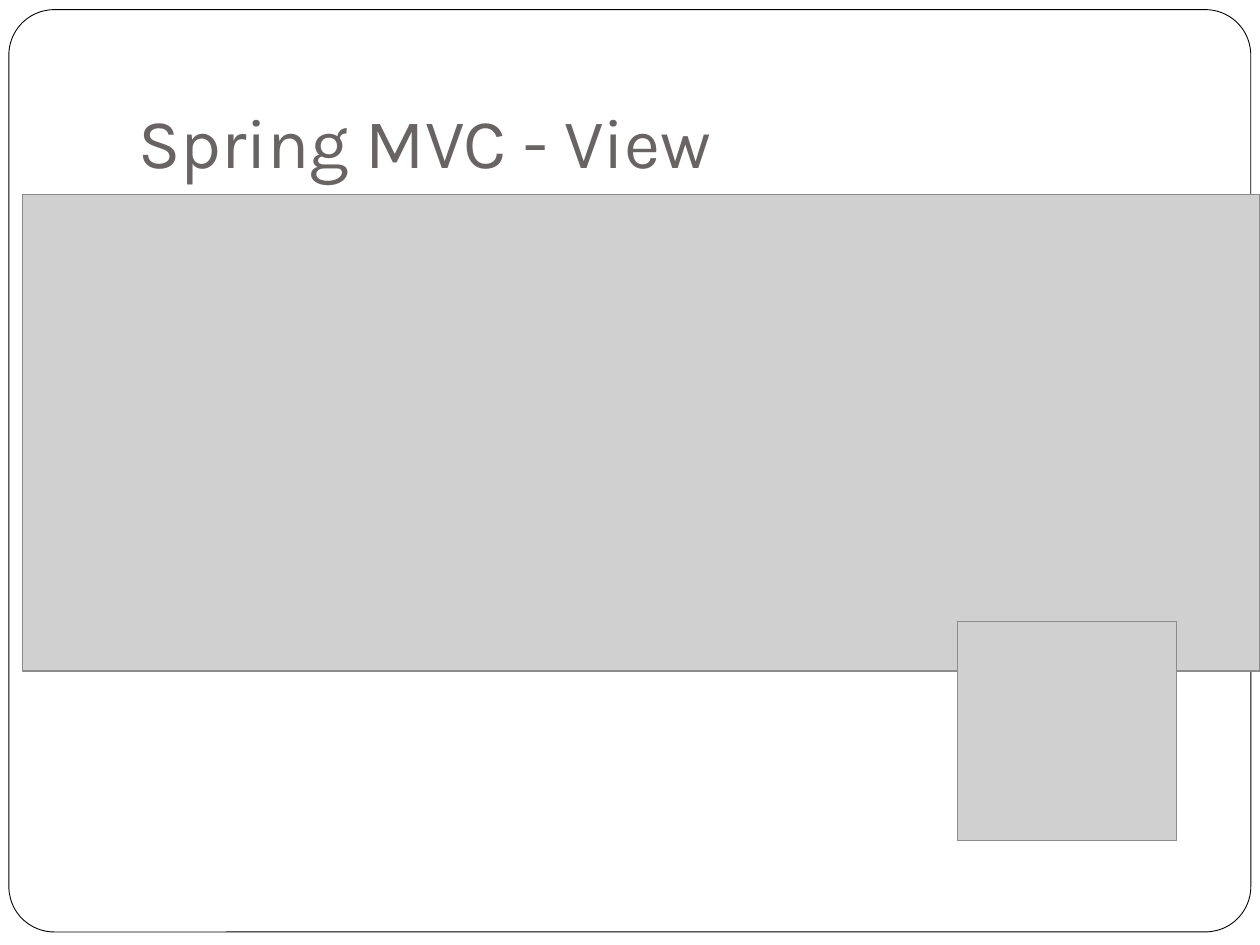
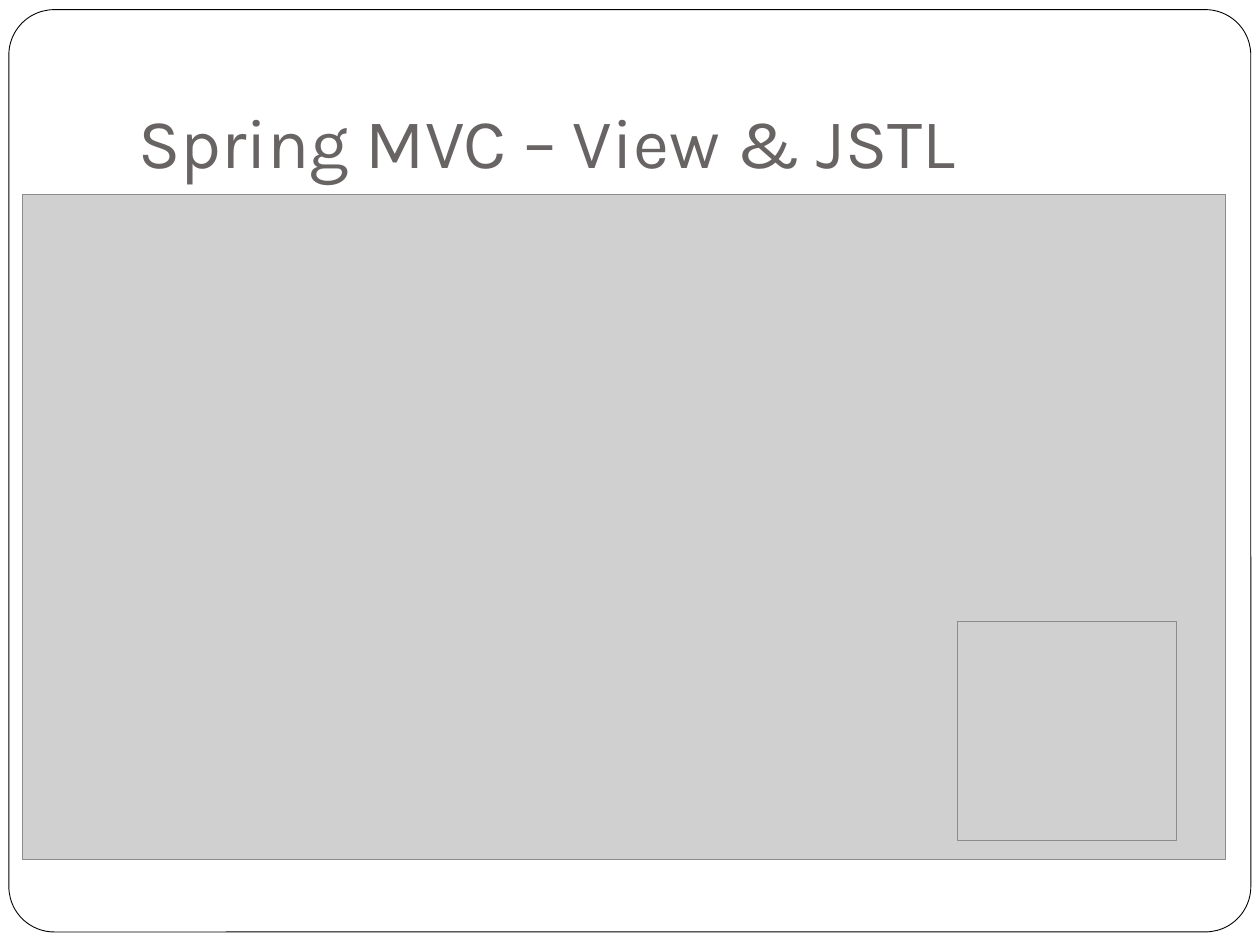
Before and after one commit to MErends/Project_Erends, a slide deck: slide 5 of Reversi.pptx. Drawn at 1260x945 pixels with LibreOffice and Linux fonts; fonts in the diff are those of the drawing; grey boxes stand for pictures. Boxes give left, top, right and bottom in pixels: in the first picture for what was removed or moved away, otherwise in the second. Text is boxed around its words. In the diff, an @@ line names an element or a change of style, - is before the commit and + after.

```diff
--- a/Reversi.pptx
+++ b/Reversi.pptx
@@ title at (138,120,955,185): text changed @@
-Spring MVC - View
+Spring MVC – View & JSTL
@@ picture: place and size @@
-picture at (23,195,1260,672)
+picture at (23,195,1225,861)
```
Also in this commit, not shown: 4 other slides changed, 1 slide added, 1 slide removed, 1 other file.
